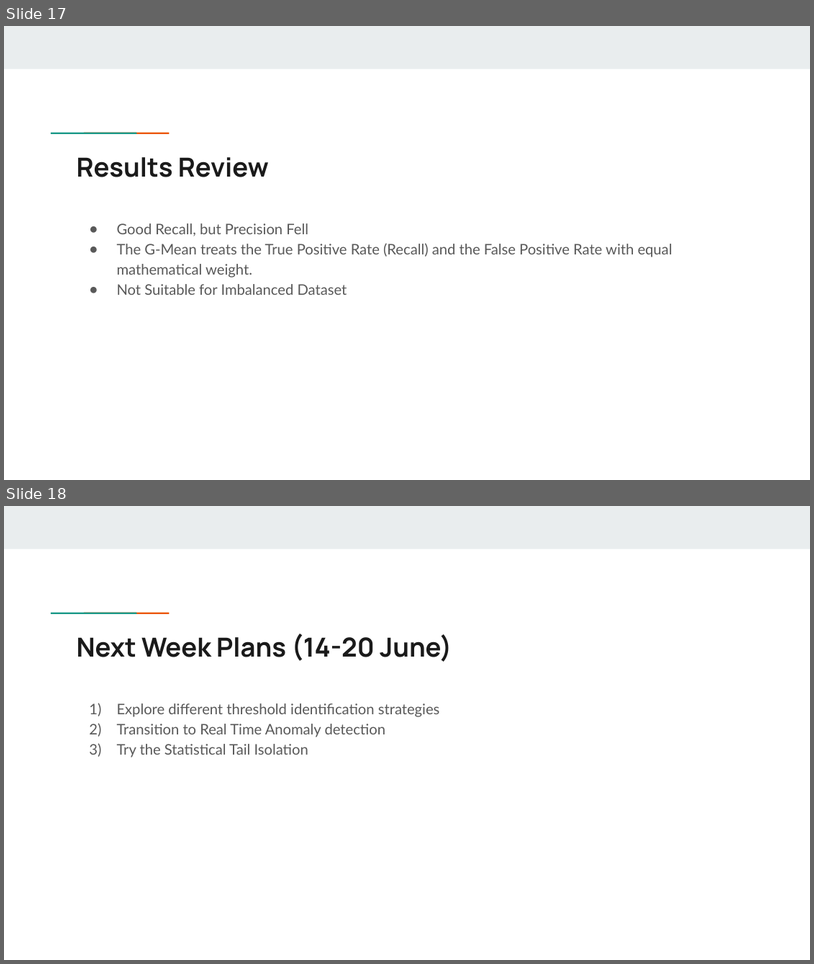
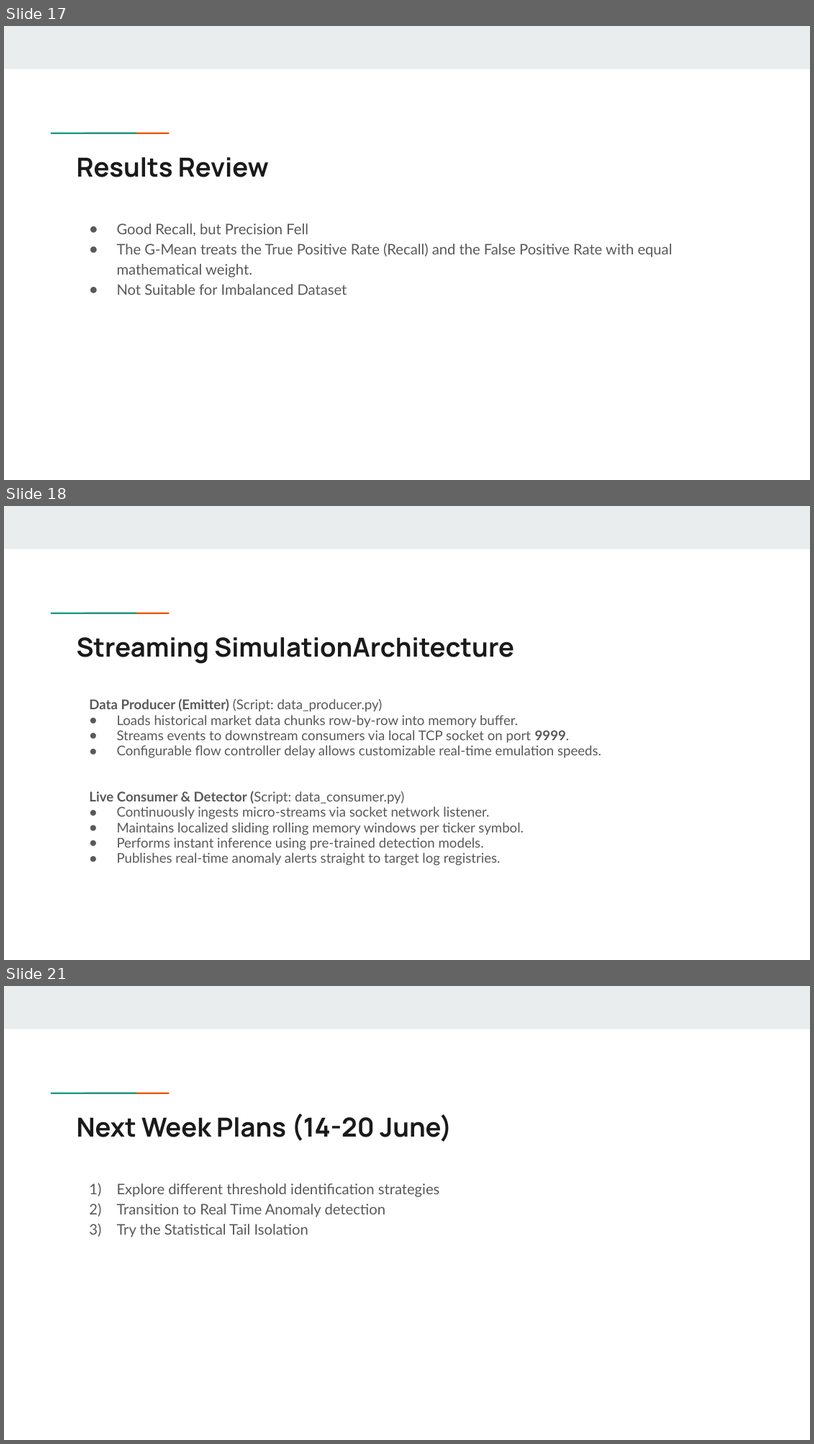
Before and after one commit to kudlamolka/Mtech_FYP, a slide deck: Presentation Slides/FYP Presentation.pptx. Shown one above the other, each under a label of ours: slides 17 and 18 before the commit, slides 17, 18 and 21 after it; the slides between them are not shown. The pictures are 814x964 and 814x1444 pixels, drawn with LibreOffice and Linux fonts; fonts in the diff are those of the drawing. Boxes give left, top, right and bottom in pixels: in the first picture for what was removed or moved away, otherwise in the second. Text is boxed around its words. In the diff, an @@ line names an element or a change of style, - is before the commit and + after.

```diff
--- a/Presentation Slides/FYP Presentation.pptx
+++ b/Presentation Slides/FYP Presentation.pptx
@@ slide 18 added at <box>4,506,810,960</box>, background #FFFFFF; not listed: 3 template elements that a slide beside it also shows @@
@@ title added at <box>77,637,514,664</box>, 23.4 pt, text #1A1A1A, bold @@
+Streaming SimulationArchitecture
@@ text added at <box>89,698,602,865</box>, 12 pt, text #595959 @@
+Data Producer (Emitter) (Script: data_producer.py)
+● Loads historical market data chunks row-by-row into memory buffer.
+● Streams events to downstream consumers via local TCP socket on port 9999.
+● Configurable flow controller delay allows customizable real-time emulation speeds.
+Live Consumer & Detector (Script: data_consumer.py)
+● Continuously ingests micro-streams via socket network listener.
+● Maintains localized sliding rolling memory windows per ticker symbol.
+● Performs instant inference using pre-trained detection models.
+● Publishes real-time anomaly alerts straight to target log registries.
@@ what was slide 18 is now slide 21 @@
```
Also in this commit, not shown: 2 other slides added, 7 other files.
